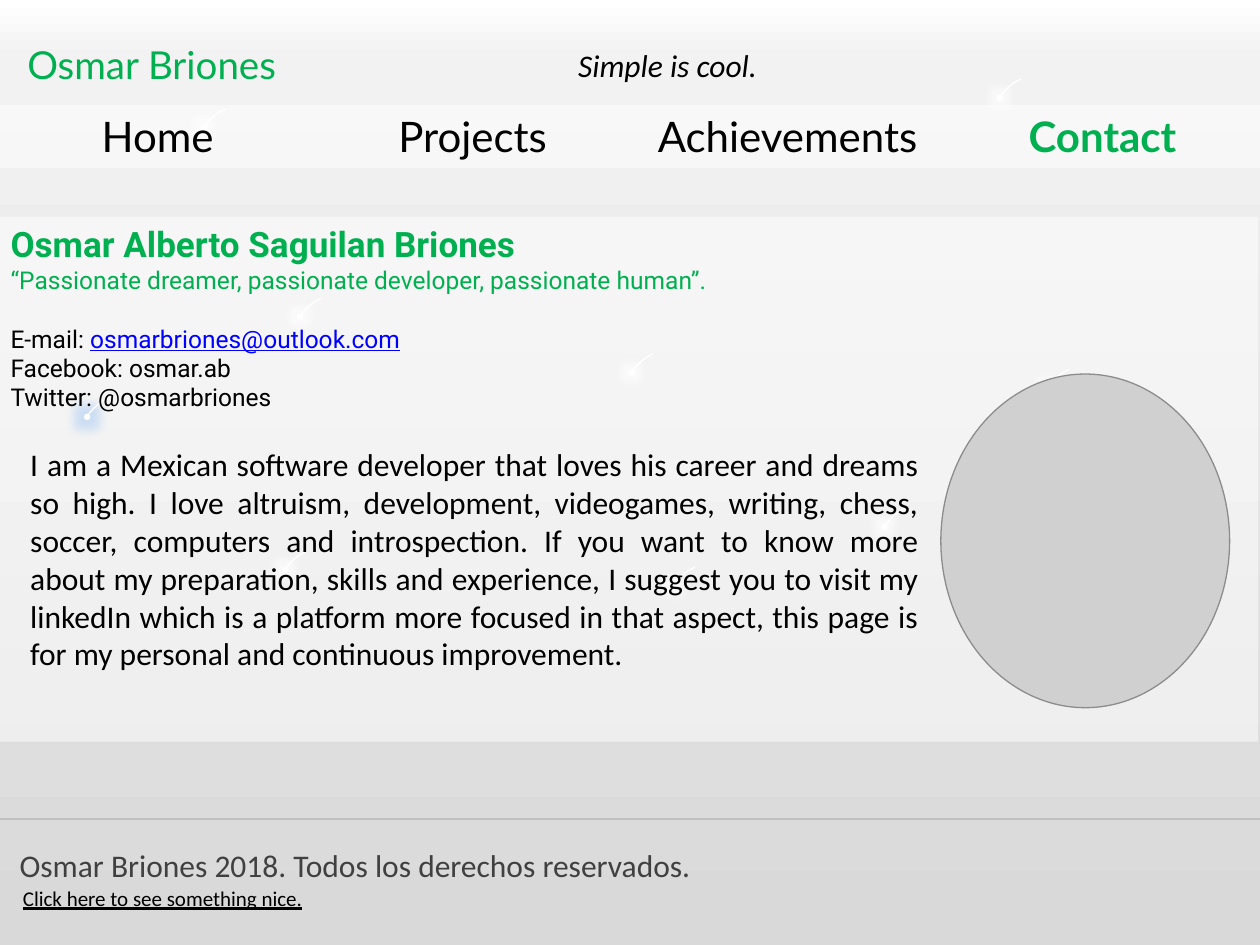
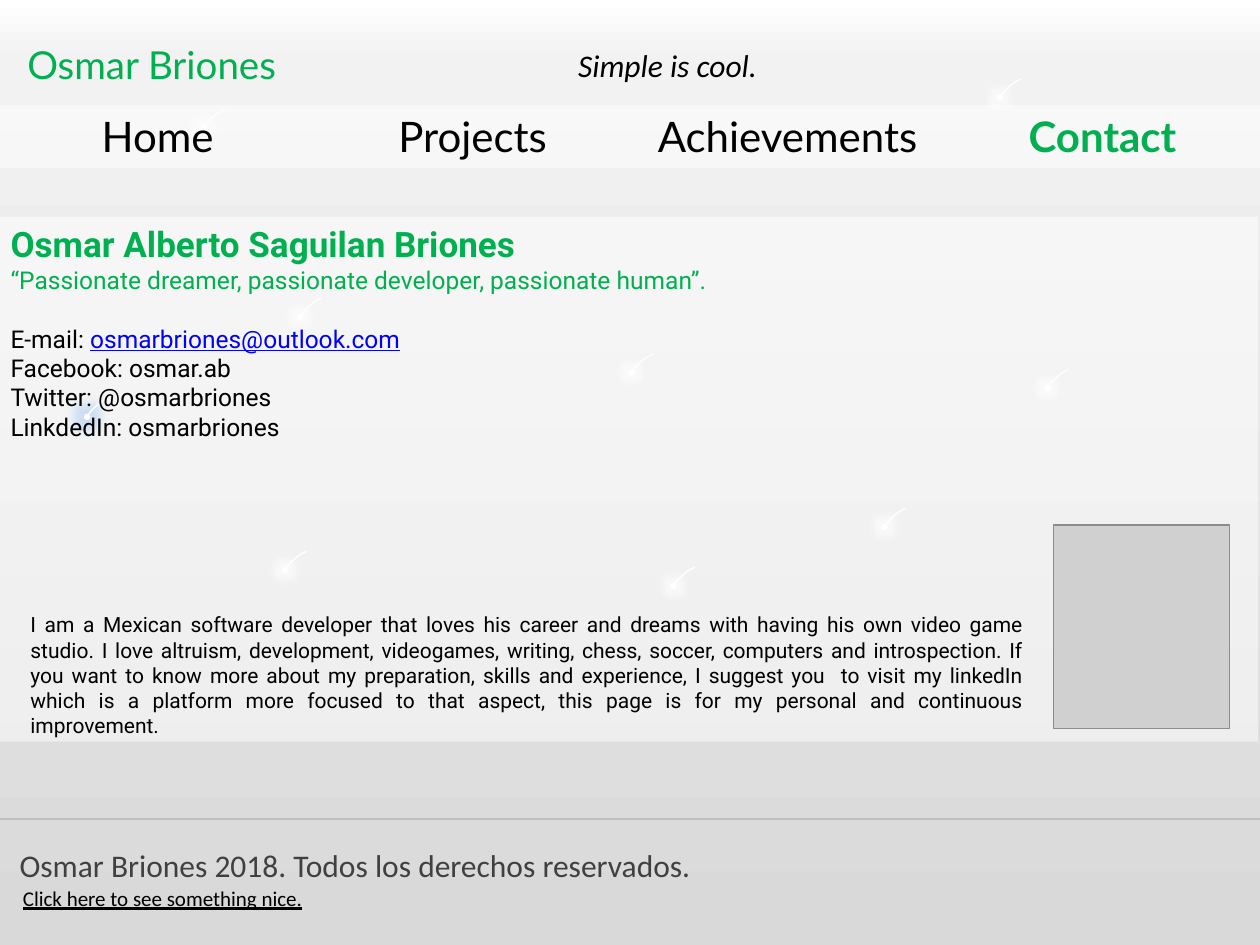
Before and after one commit to OsmarBriones/VidaS2, a slide deck: slide 4 of screens.pptx. Drawn at 1260x945 pixels with LibreOffice and Linux fonts; fonts in the diff are those of the drawing; grey boxes stand for pictures; background and template pictures are left out. Boxes give left, top, right and bottom in pixels: in the first picture for what was removed or moved away, otherwise in the second. Text is boxed around its words. In the diff, an @@ line names an element or a change of style, - is before the commit and + after.

Commit message:
Size of bio and photo reduced in screen of contact for aesthetic purposes

```diff
--- a/screens.pptx
+++ b/screens.pptx
@@ text at (x1=11, y1=417, x2=279, y2=437): paragraph added @@
+LinkdedIn: osmarbriones
@@ picture resized from (x1=941, y1=374, x2=1230, y2=708) to (x1=1053, y1=525, x2=1230, y2=730) @@
@@ text at (x1=30, y1=616, x2=1023, y2=713): text changed; size 18 to 12 pt; font Calibri to Roboto @@
-I am a Mexican software developer that loves his career and dreams so high. I love altruism, development, videogames, writing, chess, soccer, computers and introspection. If you want to know more about my preparation, skills and experience, I suggest you to visit my linkedIn which is a platform more focused in that aspect, this page is for my personal and continuous improvement.
+I am a Mexican software developer that loves his career and dreams with having his own video game studio. I love altruism, development, videogames, writing, chess, soccer, computers and introspection. If you want to know more about my preparation, skills and experience, I suggest you to visit my linkedIn which is a platform more focused to that aspect, this page is for my personal and continuous improvement.
```
